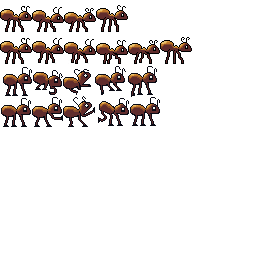
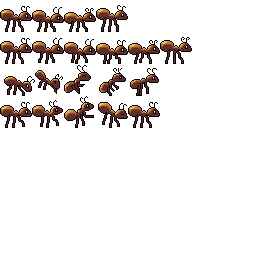
Layered file, before and after one edit (256×256). Changes by layer:
renamed "TURN OUTSIDE 1" to "climb1.PNG", painted on it over [3, 67, 35, 96]
renamed "TURN OUTSIDE 2" to "climb2.PNG", painted on it over [33, 70, 63, 95]
renamed "TURN OUTSIDE 3" to "climb3.PNG", painted on it over [63, 65, 91, 95]
renamed "TURN OUTSIDE 4" to "climb4.PNG", painted on it over [95, 66, 126, 96]
renamed "TURN OUTSIDE 5" to "climb5.PNG", painted on it over [128, 66, 159, 97]
renamed "TURN INSIDE 1" to "innerClimb1", painted on it over [0, 98, 32, 128]
renamed "TURN INSIDE 2" to "innerClimb2", painted on it over [32, 97, 63, 128]
renamed "TURN INSIDE 3" to "innerClimb3", painted on it over [63, 96, 95, 128]
renamed "TURN INSIDE 4" to "innerClimb4", painted on it over [98, 98, 129, 128]
renamed "TURN INSIDE 5" to "IDLE 1", painted on it over [128, 97, 160, 128]
